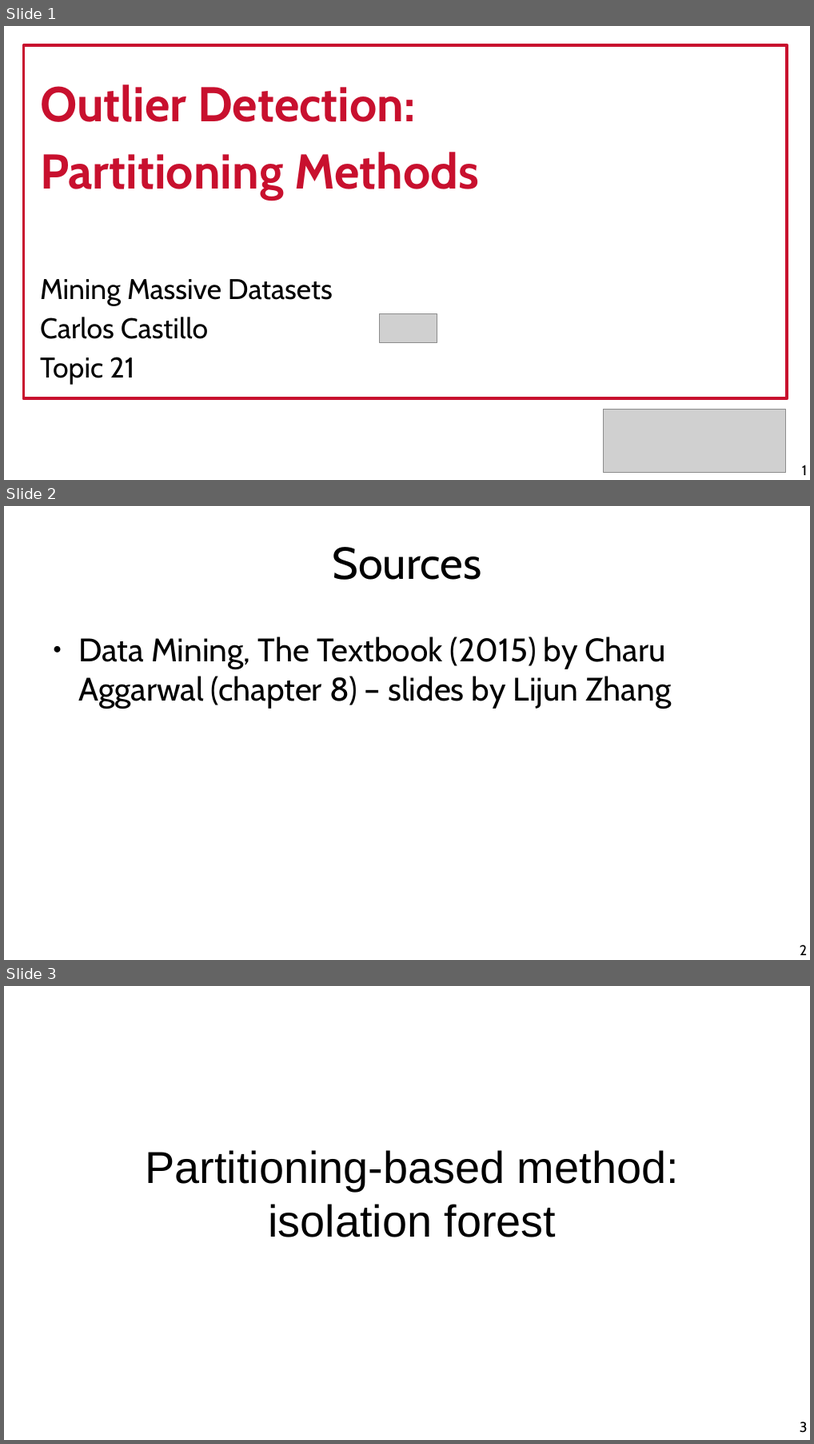
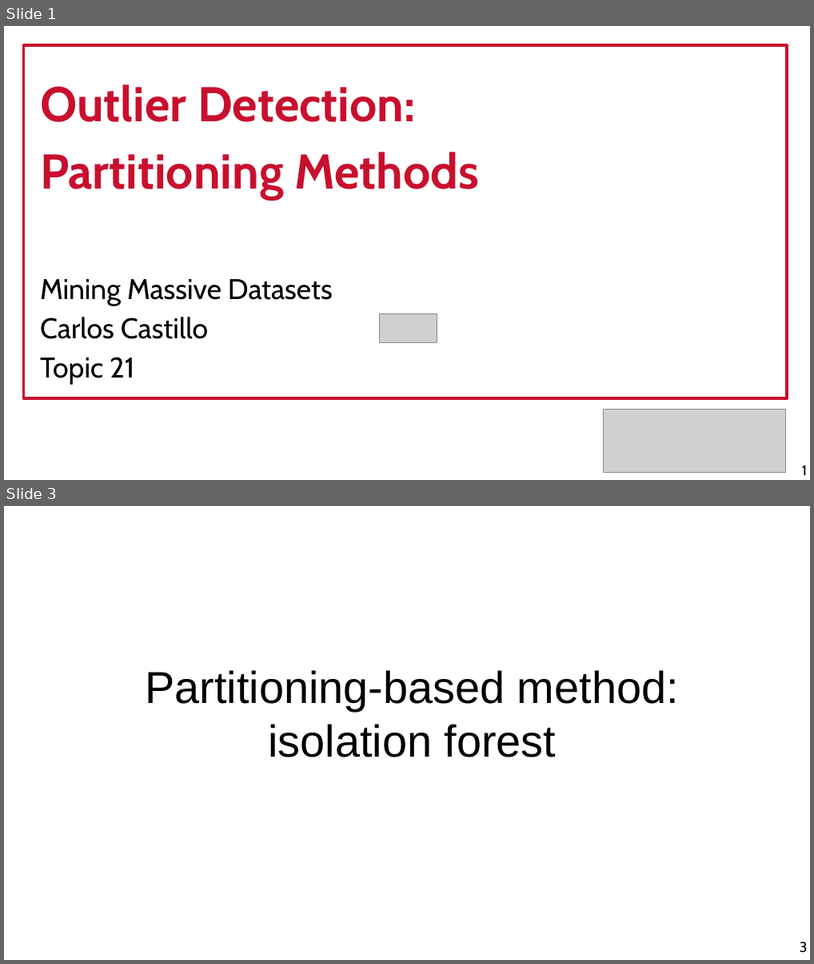
Before and after one commit to chatox/data-mining-course, a slide deck: theory/tt21_outliers_isolation.odp. Shown one above the other, each under a label of ours: slides 1, 2 and 3 before the commit, slides 1 and 3 after it; the slides between them are not shown. The pictures are 814x1444 and 814x964 pixels, drawn with LibreOffice and Linux fonts; fonts in the diff are those of the drawing; grey boxes stand for pictures. Boxes give left, top, right and bottom in pixels: in the first picture for what was removed or moved away, otherwise in the second. Text is boxed around its words. In the diff, an @@ line names an element or a change of style, - is before the commit and + after.

Commit message:
Isolation forest source

```diff
--- a/theory/tt21_outliers_isolation.odp
+++ b/theory/tt21_outliers_isolation.odp
@@ slide 2 removed at [4, 506, 810, 960], background #FFFFFF @@
@@ title removed at [333, 547, 482, 580] @@
-Sources
@@ text removed at [79, 636, 671, 708] @@
-● Data Mining, The Textbook (2015) by Charu Aggarwal (chapter 8) – slides by Lijun Zhang
@@ page number removed at [800, 944, 807, 955] @@
-2
```
Also in this commit, not shown: 10 slides changed, 1 slide added.
